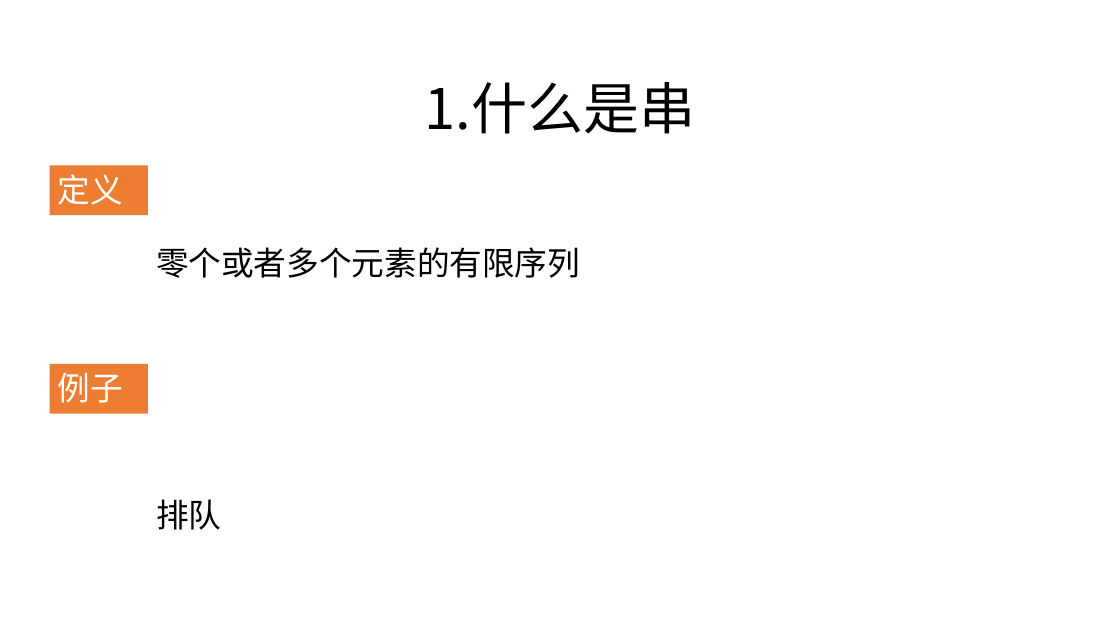
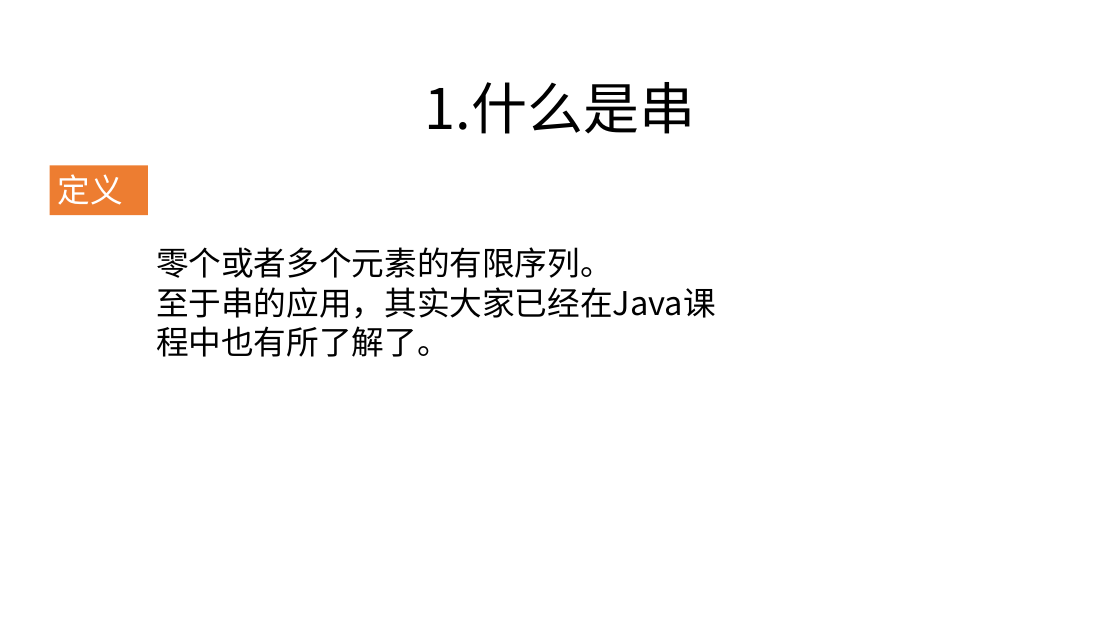
Before and after one commit to zjyesir/hmc_data_structure, a slide deck: slide 5 of ppt/4 串.pptx (slide 3 before the commit). Drawn at 1120x630 pixels with LibreOffice and Linux fonts; fonts in the diff are those of the drawing; background and template pictures are left out. Boxes give left, top, right and bottom in pixels: in the first picture for what was removed or moved away, otherwise in the second. Text is boxed around its words. In the diff, an @@ line names an element or a change of style, - is before the commit and + after.

```diff
--- a/ppt/4 串.pptx
+++ b/ppt/4 串.pptx
@@ text at box(156, 247, 716, 357): text changed @@
-零个或者多个元素的有限序列
+零个或者多个元素的有限序列。
+至于串的应用，其实大家已经在Java课程中也有所了解了。
@@ rectangle removed at box(50, 364, 148, 413) @@
-例子
@@ text removed at box(156, 499, 221, 530) @@
-排队
```
Also in this commit, not shown: 3 other slides changed, 3 slides added, 3 other files.
